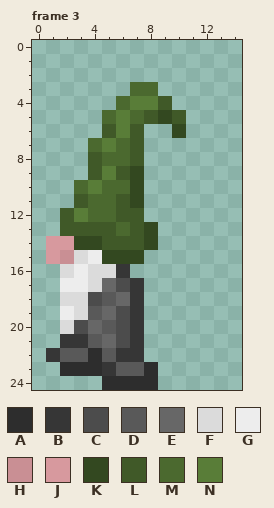
Pixel-art file, stored at Aseprite/Enemies/vätt/walk.aseprite. Above: the version before the commit.
15x25 pixels, 5 frames. Shown: frame 3. The commit also changed other frames, which this record leaves out.
Palette (. is transparent): A #2d2d2d  B #363636  C #4c4c4c  D #595959  E #676767  F #dbdbdb  G #ededed  H #c98f94  J #d7999e  K #334820  L #405928  M #4b692f  N #597d38
Pixels before, frame 3, first column x 1:
 3 ......MM..
 4 .....MNNL.
 5 ....MNMLKL
 6 ....LNL..K
 7 ...MNML...
 8 ...LMML...
 9 ...LNLK...
10 ..MNMMK...
11 ..LMMLK...
12 .LNMMLL...
13 .LLLLMLK..
14 JJKKLLLK..
15 JHFGKKK...
16 .FGFFB....
17 .GGFECB...
18 .FFCDEB...
19 .GFDECB...
20 .FCEDCB...
21 .BBDECB...
22 BDDADBB...
23 .AAABDDA..
24 ....AAAA..
After the commit:
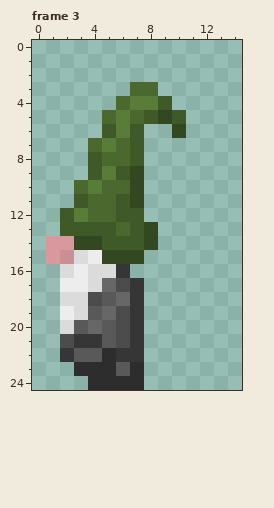
The exact change:
{"where": "frame 3"}
{"frame":3,"y":20,"x":3,"old":"C","new":"D"}
{"frame":3,"y":21,"x":2,"old":"B","new":"C"}
{"frame":3,"y":21,"x":4,"old":"DE","new":"BD"}
{"frame":3,"y":22,"x":1,"old":"BD","new":".B"}
{"frame":3,"y":22,"x":4,"old":"AD","new":"DA"}
{"frame":3,"y":23,"x":2,"old":"A","new":"."}
{"frame":3,"y":23,"x":5,"old":"B","new":"A"}
{"frame":3,"y":23,"x":7,"old":"DA","new":"A."}
{"frame":3,"y":24,"x":4,"old":".","new":"A"}
{"frame":3,"y":24,"x":8,"old":"A","new":"."}
